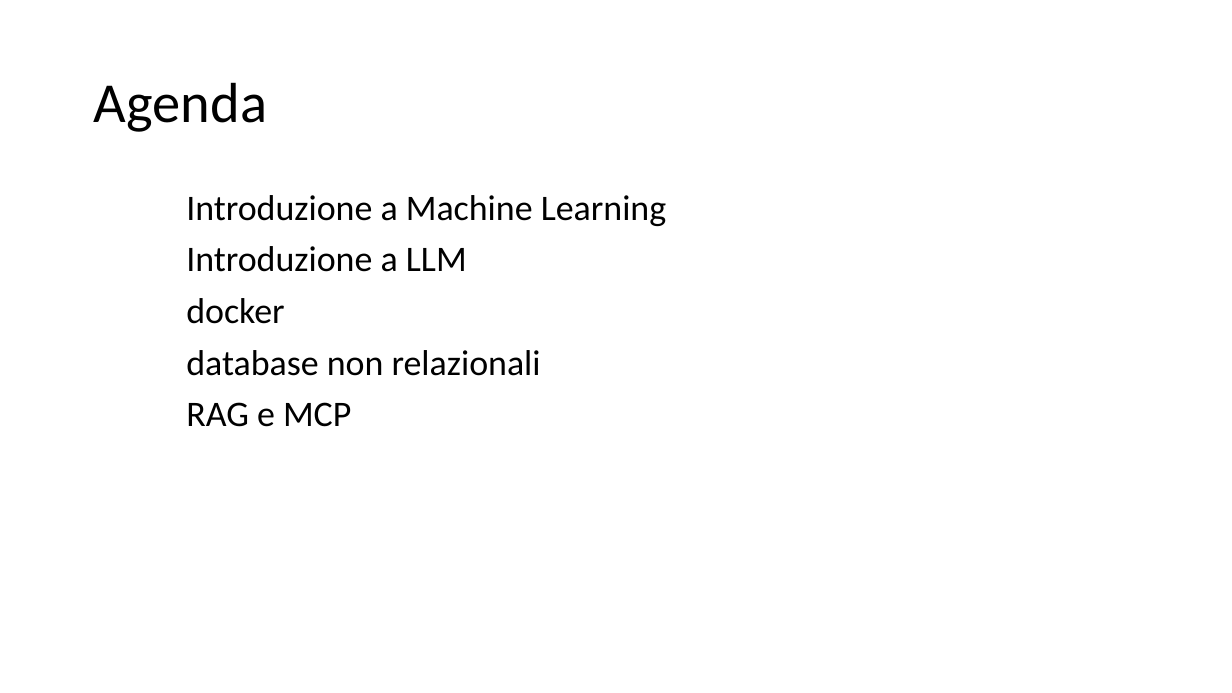
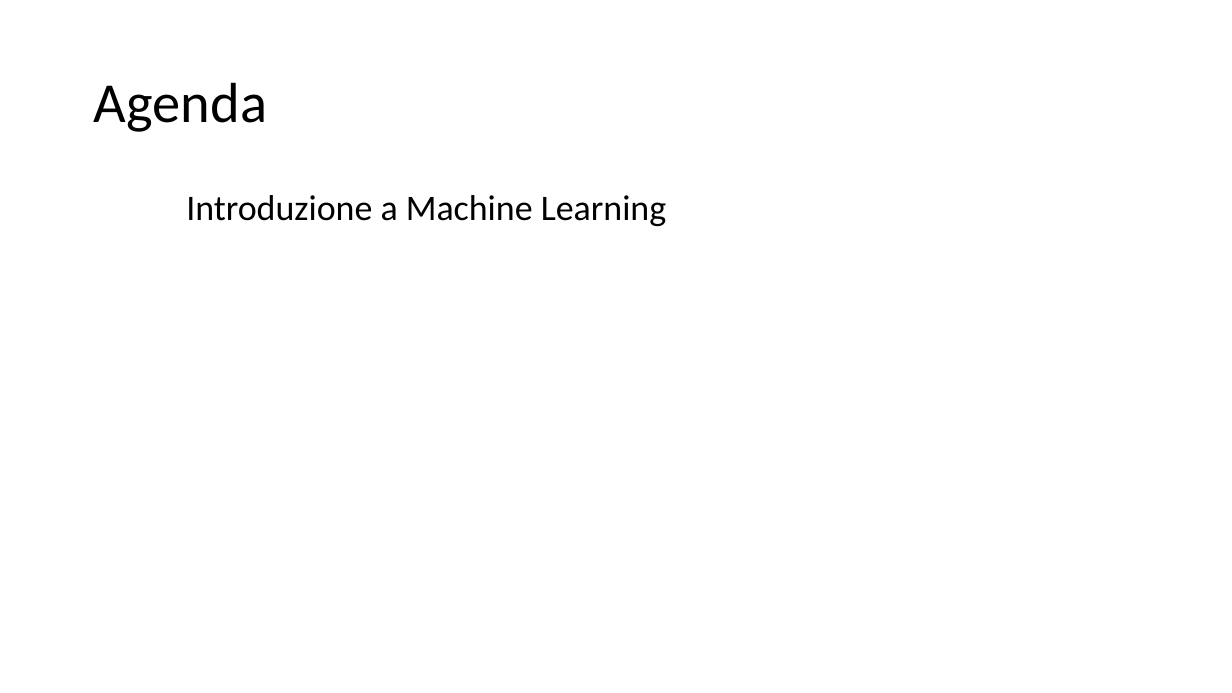
Before and after one commit to dipialx/Corso-Python, a slide deck: slide 2 of Lez5.pptx. Drawn at 1232x693 pixels with LibreOffice and Linux fonts; fonts in the diff are those of the drawing. Boxes give left, top, right and bottom in pixels: in the first picture for what was removed or moved away, otherwise in the second. Text is boxed around its words. In the diff, an @@ line names an element or a change of style, - is before the commit and + after.

```diff
--- a/Lez5.pptx
+++ b/Lez5.pptx
@@ text at <box>186,246,541,427</box>: paragraphs removed @@
-Introduzione a LLM
-docker
-database non relazionali
-RAG e MCP
```
Also in this commit, not shown: 3 other files.
